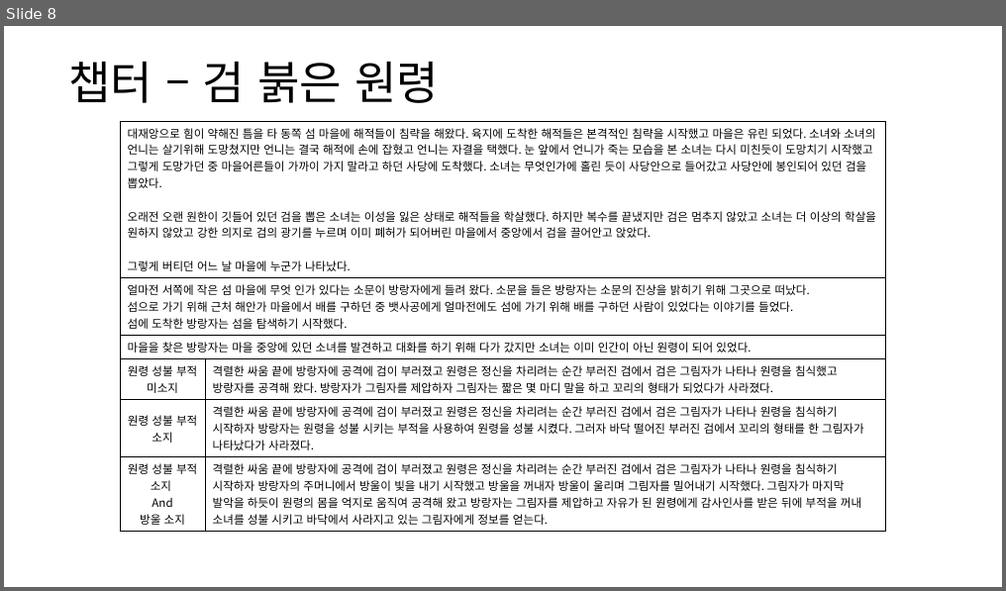
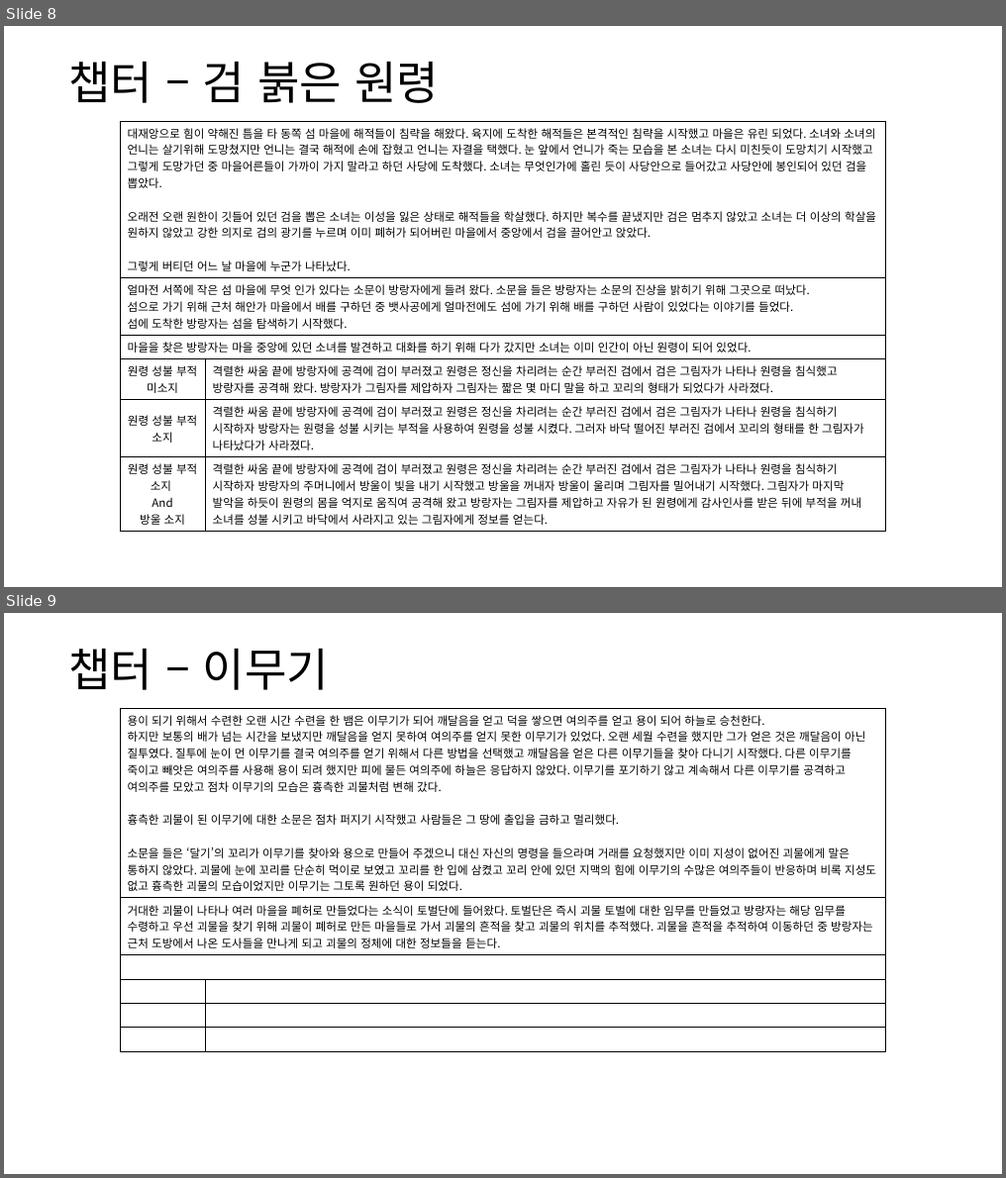
Before and after one commit to yjk0401/unityenginebasic_9th, a slide deck: 기획/메인 스토리 기획서.pptx. Shown one above the other, each under a label of ours: slide 8 before the commit, slides 8 and 9 after it. The pictures are 1006x591 and 1006x1178 pixels, drawn with LibreOffice and Linux fonts; fonts in the diff are those of the drawing. Boxes give left, top, right and bottom in pixels: in the first picture for what was removed or moved away, otherwise in the second. Text is boxed around its words. In the diff, an @@ line names an element or a change of style, - is before the commit and + after.

```diff
--- a/기획/메인 스토리 기획서.pptx
+++ b/기획/메인 스토리 기획서.pptx
@@ slide 9 added at box(4, 613, 1002, 1174), background #FFFFFF @@
@@ title added at box(68, 648, 329, 690), 44 pt, text #000000 @@
+챕터 – 이무기
@@ table added at box(120, 708, 887, 1000), 6 rows, 2 columns @@
+용이 되기 위해서 수련한 오랜 시간 수련을 한 뱀은 이무기가 되어 깨달음을 얻고 덕을 쌓으면 여의주를 얻고 용이 되어 하늘로 승천한다. / 하지만 보통의 배가 넘는 시간을 보냈지만 깨달음을 얻지 못하여 여의주를 얻지 못한 이무기가 있었다. 오랜 세월 수련을 했지만 그가 얻은 것은 깨달음이 아닌 질투였다. 질투에 눈이 먼 이무기를 결국 여의주를 얻기 위해서 다른 방법을 선택했고 깨달음을 얻은 다른 이무기들을 찾아 다니기 시작했다. 다른 이무기를 죽이고 빼앗은 여의주를 사용해 용이 되려 했지만 피에 물든 여의주에 하늘은 응답하지 않았다. 이무기를 포기하기 않고 계속해서 다른 이무기를 공격하고 여의주를 모았고 점차 이무기의 모습은 흉측한 괴물처럼 변해 갔다. / 흉측한 괴물이 된 이무기에 대한 소문은 점차 퍼지기 시작했고 사람들은 그 땅에 출입을 금하고 멀리했다. / 소문을 들은 ‘달기’의 꼬리가 이무기를 찾아와 용으로 만들어 주겠으니 대신 자신의 명령을 들으라며 거래를 요청했지만 이미 지성이 없어진 괴물에게 말은 통하지 않았다. 괴물에 눈에 꼬리를 단순히 먹이로 보였고 꼬리를 한 입에 삼켰고 꼬리 안에 있던 지맥의 힘에 이무기의 수많은 여의주들이 반응하며 비록 지성도 없고 흉측한 괴물의 모습이었지만 이무기는 그토록 원하던 용이 되었다. | 
+거대한 괴물이 나타나 여러 마을을 폐허로 만들었다는 소식이 토벌단에 들어왔다. 토벌단은 즉시 괴물 토벌에 대한 임무를 만들었고 방랑자는 해당 임무를 수령하고 우선 괴물을 찾기 위해 괴물이 폐허로 만든 마을들로 가서 괴물의 흔적을 찾고 괴물의 위치를 추적했다. 괴물을 흔적을 추적하여 이동하던 중 방랑자는 근처 도방에서 나온 도사들을 만나게 되고 괴물의 정체에 대한 정보들을 듣는다. | 
+ | 
+ | 
+ | 
+ | 
```
Also in this commit, not shown: 8 slides changed, 6 other slides added, 2 slides removed.
